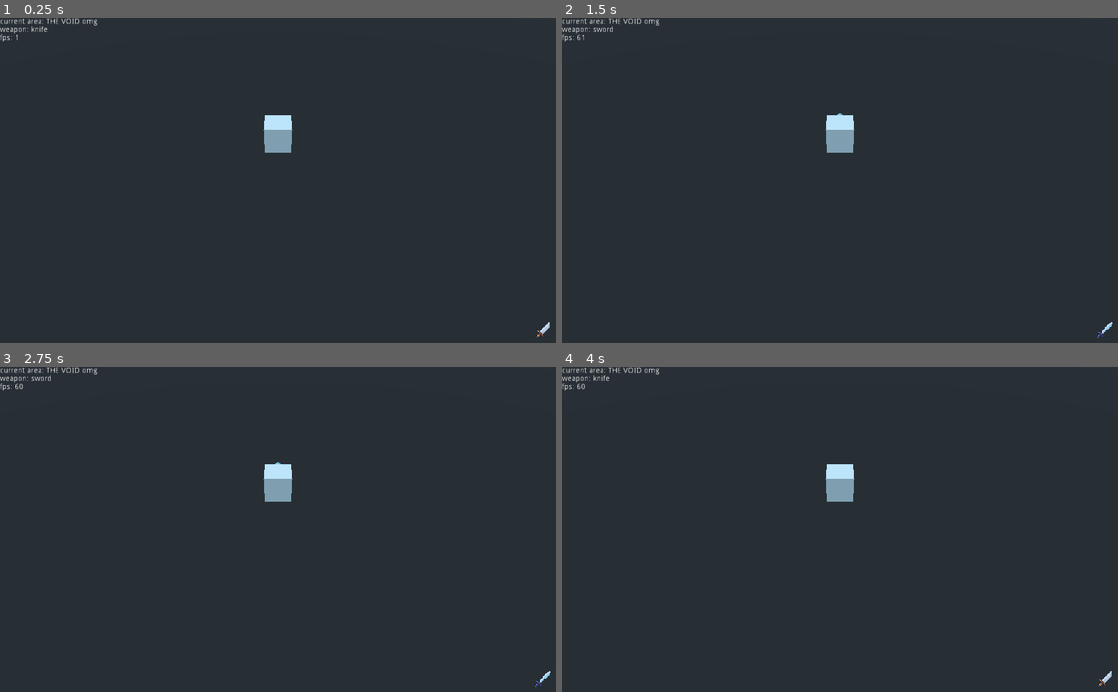
Above: before the commit, frames 1-4 (two rows, left to right).
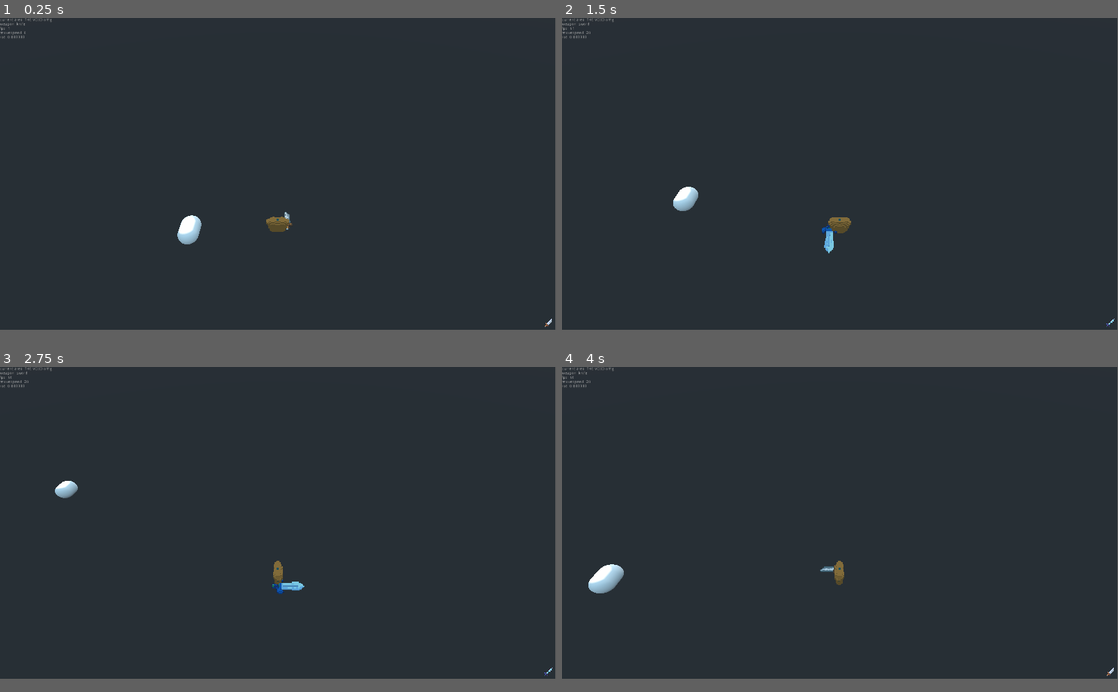
Above: after the commit, the same moments.

Repository: fetthesten/castle_31
Game: Godot game, scene res://scn/3dtest01.tscn
The game is run twice, just before and just after one commit, with the same random seed, the same clock (stepped at 60 frames per second) and the same inputs. The project has no main scene, so this scene is started directly.
Inputs:
- Up to frame 1 (0.25 s): no input
- Up to frame 2 (1.5 s): tap Enter at 0.5 s; hold Right (game_right) 0.53-1.28 s; hold Z (game_attack) 0.53-1.28 s; hold Down (game_down) from 1.28 s (still down); tap X (game_change_weapon) at 1.35 s
- Up to frame 3 (2.75 s): release Down (game_down) at 2.03 s; hold Right (game_right) from 2.03 s (still down); hold Z (game_attack) from 2.03 s (still down)
- Up to frame 4 (4 s): release Right (game_right) at 2.78 s; release Z (game_attack) at 2.78 s; hold Up (game_up) 2.78-3.53 s; tap X (game_change_weapon) at 2.85 s; hold Left (game_left) from 3.53 s (still down); hold Z (game_attack) from 3.53 s (still down)
In our replay, the window is 800x468 before the commit and 799x449 after it. These sizes can differ from the game's own. Grey fills any space a smaller window leaves; there, only what the larger window draws over its background counts as a difference.

The runs differ from the first frame. In frame 1, 1.3% of the frame differs, in the area x 0-100%, y 0-99%; in frame 2, 1.4%; in frame 3, 1.3%; in frame 4, 1.4%.

Commit message:
some movement

Diff:
--- /dev/null
+++ b/obj/mdl/characters/torso_male_01.tscn
@@ -0,0 +1,77 @@
+[gd_scene load_steps=4 format=2]
+
+[ext_resource path="res://mesh/characters/torso_male_01.obj" type="ArrayMesh" id=1]
+[ext_resource path="res://mesh/characters/torso_male_01.png" type="Texture" id=2]
+
+[sub_resource type="SpatialMaterial" id=1]
+
+render_priority = 0
+flags_transparent = false
+flags_unshaded = false
+flags_vertex_lighting = false
+flags_no_depth_test = false
+flags_use_point_size = false
+flags_world_triplanar = false
+flags_fixed_size = false
+flags_albedo_tex_force_srgb = false
+flags_do_not_receive_shadows = false
+flags_disable_ambient_light = false
+flags_ensure_correct_normals = false
+vertex_color_use_as_albedo = false
+vertex_color_is_srgb = false
+params_diffuse_mode = 0
+params_specular_mode = 0
+params_blend_mode = 0
+params_cull_mode = 0
+params_depth_draw_mode = 0
+params_line_width = 1.0
+params_point_size = 1.0
+params_billboard_mode = 0
+params_billboard_keep_scale = false
+params_grow = false
+params_use_alpha_scissor = false
+albedo_color = Color( 1, 1, 1, 1 )
+albedo_texture = ExtResource( 2 )
+metallic = 0.0
+metallic_specular = 0.5
+metallic_texture_channel = 0
+roughness = 1.0
+roughness_texture_channel = 0
+emission_enabled = false
+normal_enabled = false
+rim_enabled = false
+clearcoat_enabled = false
+anisotropy_enabled = false
+ao_enabled = false
+depth_enabled = false
+subsurf_scatter_enabled = false
+transmission_enabled = false
+refraction_enabled = false
+detail_enabled = false
+uv1_scale = Vector3( 1, 1, 1 )
+uv1_offset = Vector3( 0, 0, 0 )
+uv1_triplanar = false
+uv1_triplanar_sharpness = 1.0
+uv2_scale = Vector3( 1, 1, 1 )
+uv2_offset = Vector3( 0, 0, 0 )
+uv2_triplanar = false
+uv2_triplanar_sharpness = 1.0
+proximity_fade_enable = false
+distance_fade_mode = 0
+_sections_unfolded = [ "Albedo" ]
+
+[node name="torso_male_01" type="MeshInstance"]
+transform = Transform( -0.1, 0, -8.74228e-009, 0, 0.1, 0, 8.74228e-009, 0, -0.1, 0, -3, 0 )
+layers = 1
+material_override = null
+cast_shadow = 1
+extra_cull_margin = 0.0
+use_in_baked_light = false
+lod_min_distance = 0.0
+lod_min_hysteresis = 0.0
+lod_max_distance = 0.0
+lod_max_hysteresis = 0.0
+mesh = ExtResource( 1 )
+skeleton = NodePath("..")
+material/0 = SubResource( 1 )
+_sections_unfolded = [ "Transform" ]
--- a/obj/player_test_3d.tscn
+++ b/obj/player_test_3d.tscn
@@ -1,21 +1,13 @@
 [gd_scene load_steps=4 format=2]
 
 [ext_resource path="res://scr/player_test.gd" type="Script" id=1]
+[ext_resource path="res://obj/mdl/characters/torso_male_01.tscn" type="PackedScene" id=2]
 
 [sub_resource type="CylinderShape" id=1]
 
 margin = 0.04
 radius = 1.5
 height = 2.0
-
-[sub_resource type="CubeMesh" id=2]
-
-custom_aabb = AABB( 0, 0, 0, 0, 0, 0 )
-flip_faces = false
-size = Vector3( 2, 2, 2 )
-subdivide_width = 0
-subdivide_height = 0
-subdivide_depth = 0
 
 [node name="player_test_3d" type="KinematicBody"]
 input_ray_pickable = true
@@ -28,6 +20,9 @@
 collision/safe_margin = 0.001
 script = ExtResource( 1 )
 movement_speed = 6000
+deceleration = 80
+max_movement_speed = 20
+rotation_speed = 50
 camera_offset = Vector3( 0, 10, 15 )
 
 [node name="area_check" type="Area" parent="."]
@@ -57,20 +52,8 @@
 disabled = false
 _sections_unfolded = [ "shape" ]
 
-[node name="MeshInstance" type="MeshInstance" parent="."]
-layers = 1
-material_override = null
-cast_shadow = 1
-extra_cull_margin = 0.0
-use_in_baked_light = false
-lod_min_distance = 0.0
-lod_min_hysteresis = 0.0
-lod_max_distance = 0.0
-lod_max_hysteresis = 0.0
-mesh = SubResource( 2 )
-skeleton = NodePath("..")
-material/0 = null
+[node name="weapon_offset" type="Spatial" parent="."]
+transform = Transform( 1, 0, 0, 0, 1, 0, 0, 0, 1, 1, 0, -1 )
+_sections_unfolded = [ "Transform" ]
 
-[node name="weapon_offset" type="Spatial" parent="."]
-transform = Transform( 1, 0, 0, 0, 1, 0, 0, 0, 1, 0, 0, -1 )
-_sections_unfolded = [ "Transform" ]
+[node name="torso_male_01" parent="." instance=ExtResource( 2 )]
--- a/project.godot
+++ b/project.godot
@@ -24,6 +24,8 @@
 
 [display]
 
+window/size/width=1920
+window/size/height=1080
 window/vsync/use_vsync=false
 
 [editor_plugins]
--- a/scn/3dtest01.tscn
+++ b/scn/3dtest01.tscn
@@ -1,7 +1,57 @@
-[gd_scene load_steps=2 format=2]
+[gd_scene load_steps=3 format=2]
 
 [ext_resource path="res://obj/player_test_3d.tscn" type="PackedScene" id=1]
+
+[sub_resource type="CapsuleMesh" id=1]
+
+custom_aabb = AABB( 0, 0, 0, 0, 0, 0 )
+flip_faces = false
+radius = 1.0
+mid_height = 1.0
+radial_segments = 64
+rings = 8
 
 [node name="3dtest01" type="Spatial"]
 
 [node name="player_test_3d" parent="." instance=ExtResource( 1 )]
+movement_speed = 30
+max_movement_speed = 20
+rotation_speed = 50
+camera_offset = Vector3( 0, 20, 12 )
+
+[node name="MeshInstance" type="MeshInstance" parent="."]
+transform = Transform( 1, 0, 0, 0, 1, 0, 0, 0, 1, -8.92355, 0, 0 )
+layers = 1
+material_override = null
+cast_shadow = 1
+extra_cull_margin = 0.0
+use_in_baked_light = false
+lod_min_distance = 0.0
+lod_min_hysteresis = 0.0
+lod_max_distance = 0.0
+lod_max_hysteresis = 0.0
+mesh = SubResource( 1 )
+skeleton = NodePath("..")
+material/0 = null
+
+[node name="OmniLight" type="OmniLight" parent="."]
+transform = Transform( 1, 0, 0, 0, 1, 0, 0, 0, 1, -9.07461, 1.56647, 0 )
+layers = 1
+light_color = Color( 1, 0.87451, 0.654902, 1 )
+light_energy = 3.0
+light_indirect_energy = 1.0
+light_negative = false
+light_specular = 0.5
+light_bake_mode = 1
+light_cull_mask = -1
+shadow_enabled = true
+shadow_color = Color( 0, 0, 0, 1 )
+shadow_bias = 0.15
+shadow_contact = 0.0
+shadow_reverse_cull_face = false
+editor_only = false
+omni_range = 20.0
+omni_attenuation = 1.0
+omni_shadow_mode = 1
+omni_shadow_detail = 1
+_sections_unfolded = [ "Light", "Omni", "Shadow" ]
--- a/scr/main.gd
+++ b/scr/main.gd
@@ -1,10 +1,13 @@
 extends Spatial
 
+# cardinal directions for topdown movement
 const V3_ZERO = Vector3(0,0,0)
 const V3_LEFT = Vector3(-1,0,0)
 const V3_RIGHT = Vector3(1,0,0)
 const V3_UP = Vector3(0,0,-1)
 const V3_DOWN = Vector3(0,0,1)
+# world up vector for lookat
+const V3_WORLDUP = Vector3(0,1,0)
 
 onready var info_label = $layer_hud/label_info
 onready var hud_weapon = $layer_hud/hud_weapon
--- a/scr/player_test.gd
+++ b/scr/player_test.gd
@@ -1,15 +1,23 @@
 extends KinematicBody
 
-export var movement_speed = 6000
-export var camera_offset = Vector3(0,10,15)
+export var movement_speed = 30
+export var deceleration = 80
+export var max_movement_speed = 20
+export var rotation_speed = 50
+export var camera_offset = Vector3(0,20,12)
 onready var area_check = $area_check
 onready var camera = main.current_camera
 onready var info_label = main.info_label
 
 var weapons = []
 var current_weapon = 0
+var current_movespeed = 0
+var forward = main.V3_UP
+
 var weapon_model
 var last_dir = main.V3_UP
+var last_movetime = 0
+var last_step = 0
 onready var weapon_offset = $weapon_offset
 var weap_tween
 var can_move = true
@@ -63,10 +71,33 @@
 		change_weapon()
 
 	if move != main.V3_ZERO:
+		current_movespeed += movement_speed * delta
+		current_movespeed = min(current_movespeed, max_movement_speed)
+		if move != last_dir:
+			last_movetime = OS.get_ticks_msec()
 		last_dir = move
+	else:
+		current_movespeed -= deceleration * delta
+		current_movespeed = max(current_movespeed, 0)
+
+	transform = transform.orthonormalized()
 
 	if Input.is_action_pressed('game_attack'):
 		attack_start()
+
+	# rotation
+	# first snap to final orientation, then gradually slerp towards it if
+	# player moved recently
+	var current_rot = Quat(transform.basis)
+	if move != main.V3_ZERO:
+		look_at(global_transform.origin + move, main.V3_WORLDUP)
+	var target_rot = Quat(transform.basis)
+	var step = float((OS.get_ticks_msec() - last_movetime))
+
+	if (step * delta) <= 1:
+		transform.basis = Basis(current_rot.slerp(target_rot, rotation_speed * delta))
+	last_step = step
+	forward = -global_transform.basis.z
 
 	if not can_move:
 		move = main.V3_ZERO
@@ -75,7 +106,7 @@
 
 	check_areas(area_check.get_overlapping_areas())
 
-	move_and_slide(move * movement_speed * delta)
+	var collision = move_and_collide(forward * current_movespeed * delta)
 	if camera == null:
 		camera = main.get_camera()
 	camera.transform.origin = camera_target.transform.origin + camera_offset
@@ -86,6 +117,8 @@
 	info_label.text = 'current area: ' + current_area
 	info_label.text += '\nweapon: ' + weapons[current_weapon].name
 	info_label.text += '\nfps: ' + str(Engine.get_frames_per_second())
+	info_label.text += '\nmovespeed: ' + str(current_movespeed)
+	info_label.text += '\nrot: ' + str(rotation_speed * delta)
 
 func attack_start():
 	if weapons[current_weapon].cooldown.is_stopped():
Not shown, changed: icon.png.import
Not shown, added: mesh/characters/torso_male_01.mtl
Not shown, added: mesh/characters/torso_male_01.obj
Not shown, added: mesh/characters/torso_male_01.obj.import
Binary file added: mesh/characters/torso_male_01.png
Not shown, added: mesh/characters/torso_male_01.png.import
Not shown, added: _assets/torso_male_01.vox
